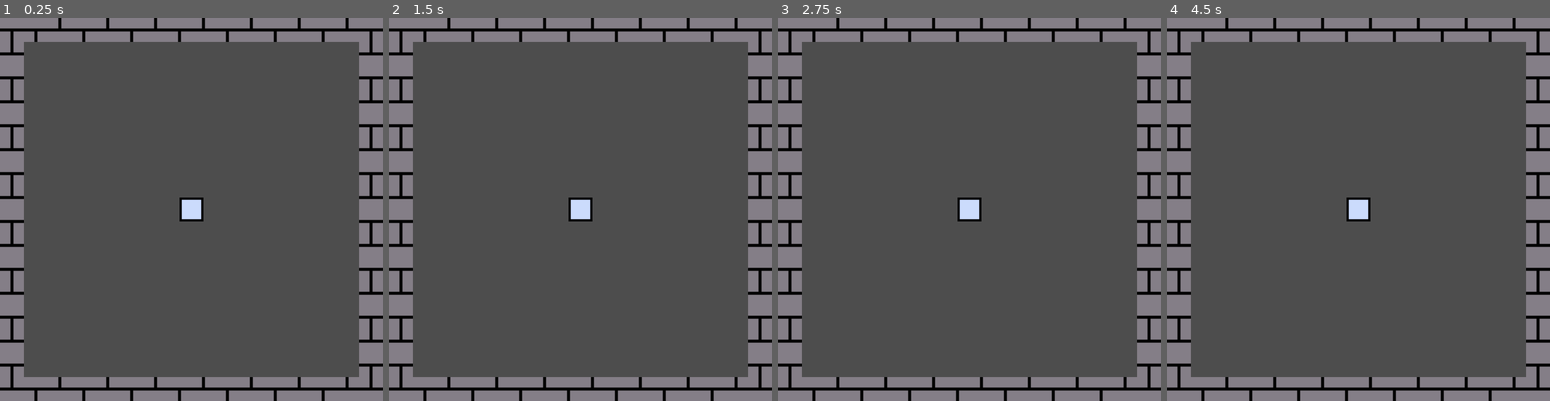
Above: before the commit, frames 1-4 (left to right).
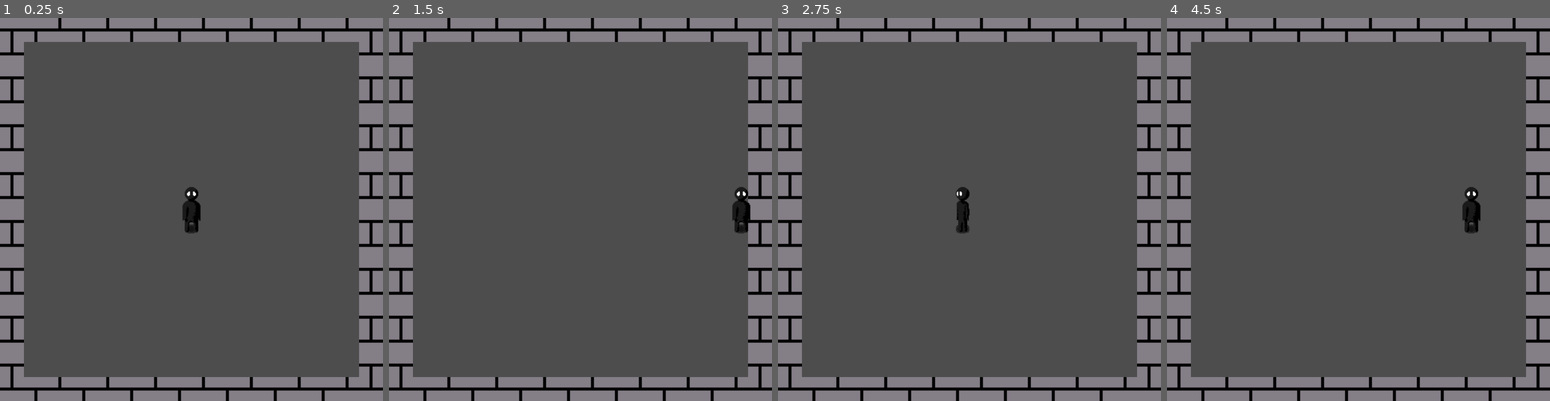
Above: after the commit, the same moments.

Repository: Svedek/The_Seeker
Game: Godot game, scene res://src/Stages/arena.tscn
The game is run twice, just before and just after one commit, with the same random seed, the same clock (stepped at 60 frames per second) and the same inputs.
Inputs (mouse positions are in pixels of both pictures, inside the frame that each line leads up to):
- Up to frame 1 (0.25 s): no input
- Up to frame 2 (1.5 s): tap Enter (ui_accept) at 0.5, 0.77, 1.07 s; move the mouse to (664, 190) at 0.52 s; hold Right mouse button (aim, bound only after the commit) 0.53-1.28 s; hold Right (ui_right) from 0.53 s (still down); click (664, 190) at 0.8 s; move the mouse to (503, 228) at 1.27 s; click (503, 228) at 1.35 s
- Up to frame 3 (2.75 s): tap Enter (ui_accept) at 1.52, 1.82, 2.3 s; tap Shift (dash, bound only after the commit) at 1.55 s; move the mouse to (1007, 125) at 2.02 s; release Right (ui_right) at 2.03 s; hold Left (ui_left) from 2.03 s (still down); hold Shift (dash, bound only after the commit) from 2.03 s (still down)
- Up to frame 4 (4.5 s): move the mouse to (1339, 286) at 2.77 s; release Left (ui_left) at 2.78 s; release Shift (dash, bound only after the commit) at 2.78 s; hold Right (ui_right) 2.78-4.28 s; tap Enter (ui_accept) at 2.85, 3.02, 3.32, 3.77, 4.07 s; right-click (1339, 286) at 3.05 s; move the mouse to (1473, 266) at 3.52 s; hold Right mouse button (aim, bound only after the commit) 3.53-4.28 s; click (1473, 266) at 3.8 s; move the mouse to (1243, 152) at 4.27 s; hold Left (ui_left) from 4.28 s (still down); click (1243, 152) at 4.35 s

The runs differ from the first frame. In frame 1, 0.5% of the frame differs, in the area x 46-54%, y 44-57%; in frame 2, 0.8%; in frame 3, 0.6%; in frame 4, 0.8%, in the area x 46-82%, y 44-57%.

Commit message:
Many changes
-Player idle animation implemented
-Health superclass
-More, forgot to commit so I dont remember everything

Diff:
--- a/The_Seeker/project.godot
+++ b/The_Seeker/project.godot
@@ -13,6 +13,7 @@
 config/name="The_Seeker"
 run/main_scene="res://src/Stages/arena.tscn"
 config/features=PackedStringArray("4.0", "Forward Plus")
+boot_splash/bg_color=Color(0.141176, 0.141176, 0.141176, 1)
 config/icon="res://icon.svg"
 
 [display]
@@ -73,3 +74,19 @@
 , Object(InputEventKey,"resource_local_to_scene":false,"resource_name":"","device":-1,"window_id":0,"alt_pressed":false,"shift_pressed":false,"ctrl_pressed":false,"meta_pressed":false,"pressed":false,"keycode":0,"physical_keycode":83,"key_label":0,"unicode":115,"echo":false,"script":null)
 ]
 }
+dash={
+"deadzone": 0.5,
+"events": [Object(InputEventKey,"resource_local_to_scene":false,"resource_name":"","device":-1,"window_id":0,"alt_pressed":false,"shift_pressed":false,"ctrl_pressed":false,"meta_pressed":false,"pressed":false,"keycode":0,"physical_keycode":4194325,"key_label":0,"unicode":0,"echo":false,"script":null)
+, Object(InputEventKey,"resource_local_to_scene":false,"resource_name":"","device":-1,"window_id":0,"alt_pressed":false,"shift_pressed":false,"ctrl_pressed":false,"meta_pressed":false,"pressed":false,"keycode":0,"physical_keycode":32,"key_label":0,"unicode":32,"echo":false,"script":null)
+]
+}
+attack={
+"deadzone": 0.5,
+"events": [Object(InputEventMouseButton,"resource_local_to_scene":false,"resource_name":"","device":-1,"window_id":0,"alt_pressed":false,"shift_pressed":false,"ctrl_pressed":false,"meta_pressed":false,"button_mask":1,"position":Vector2(339, 4),"global_position":Vector2(343, 47),"factor":1.0,"button_index":1,"pressed":true,"double_click":false,"script":null)
+]
+}
+aim={
+"deadzone": 0.5,
+"events": [Object(InputEventMouseButton,"resource_local_to_scene":false,"resource_name":"","device":-1,"window_id":0,"alt_pressed":false,"shift_pressed":false,"ctrl_pressed":false,"meta_pressed":false,"button_mask":2,"position":Vector2(301, 12),"global_position":Vector2(305, 55),"factor":1.0,"button_index":2,"pressed":true,"double_click":false,"script":null)
+]
+}
--- /dev/null
+++ b/The_Seeker/src/Health/Player/player.gd
@@ -0,0 +1,122 @@
+extends "res://src/Health/health.gd"
+
+
+signal health_update(current_health,max_health)
+
+enum STATE { IDLE, RUN, GENERIC_HI, DASH, AIM, ATTACK }
+var _state:STATE = STATE.IDLE : set = _set_state #, get = _get_state
+
+# Movement
+const MOVE_SPEED = 320.0
+var _axis:Vector2
+
+# Dash
+const DASH_MOD = 1.5
+var _dash_available = true
+var _dash_cooldown_timer:Timer
+
+# Aim
+
+
+# Attack
+var _attack_combo:int = 0
+var _attack_available = true
+var _attack_cooldown_timer:Timer
+
+@onready var _animation_tree : AnimationTree = $AnimationTree
+@onready var _animation_playback : AnimationNodeStateMachinePlayback = _animation_tree.get("parameters/playback")
+
+
+func _set_state(new_state):
+	if(new_state == _state):
+		return
+
+	match(_state):
+	# Specific States:
+		STATE.ATTACK:
+			pass # set melee cooldown
+
+	match(new_state):
+	# Generic States
+		STATE.IDLE:
+			_animation_playback.travel("Idle")
+		STATE.RUN:
+			_animation_playback.travel("Run")
+		STATE.GENERIC_HI:
+			print("State is Generic_Hi")
+	# Specific States:
+		STATE.DASH:
+			_animation_playback.travel("Dash")
+		STATE.AIM:
+			_animation_playback.travel("Aim")
+		STATE.ATTACK:
+			_animation_playback.travel("Attack")
+
+	_state = new_state
+
+func _to_generic_state(force:bool):
+	if (!force and !(_state < STATE.GENERIC_HI)):
+		return
+	if (_axis == Vector2.ZERO):
+		self._state = STATE.RUN
+	else:
+		self._state = STATE.IDLE
+
+func _create_timer (function, time) -> Timer:
+	var timer = Timer.new()
+	add_child(timer)
+	timer.set_wait_time(time)
+	timer.one_shot = true
+	timer.connect("timeout", function)
+	return timer
+
+func _ready():
+	var dash_reset = func ():
+		_dash_available = true
+
+	_dash_cooldown_timer = _create_timer(dash_reset,0.5)
+
+	_animation_tree.active = true
+
+func _process(delta):
+	_update_animation()
+
+func _physics_process(delta):
+	_handle_input()
+
+func _input(event):
+	if event.is_action_pressed("dash"):
+		dash()
+	if event.is_action_pressed("aim"):
+		aim()
+	if event.is_action_pressed("attack"):
+		attack()
+
+
+func _handle_input():
+
+	_axis = Vector2(Input.get_axis("ui_left", "ui_right"),Input.get_axis("ui_up", "ui_down"))
+	_axis = _axis.limit_length(1.0)
+
+	velocity = _axis * MOVE_SPEED
+
+	var collided = move_and_slide()
+
+func _update_animation():
+	_animation_tree["parameters/Idle/blend_position"] = _axis
+	_animation_tree["parameters/Run/blend_position"] = _axis
+	_animation_tree["parameters/Attack/blend_position"] = _axis
+	_animation_tree["parameters/Dash/blend_position"] = _axis
+
+
+func dash():
+	_set_state(STATE.IDLE)
+	pass
+
+func aim():
+	_set_state(STATE.RUN)
+	pass
+
+func attack():
+	_set_state(STATE.ATTACK)
+	pass
--- /dev/null
+++ b/The_Seeker/src/Health/Player/player.tscn
@@ -0,0 +1,398 @@
+[gd_scene load_steps=35 format=3 uid="uid://dijbsr6yuija1"]
+
+[ext_resource type="Script" path="res://src/Health/Player/player.gd" id="1_gw3gt"]
+[ext_resource type="Texture2D" uid="uid://b5oqyoc8n781v" path="res://Assets/Sprites/Creatures/Player/shadow.png" id="2_5ti1d"]
+[ext_resource type="Texture2D" uid="uid://br1ogbvp1gmj4" path="res://Assets/Sprites/Creatures/Player/idle/idle_down.png" id="3_5b5vy"]
+[ext_resource type="Texture2D" uid="uid://xubp1n4h45q1" path="res://Assets/Sprites/Creatures/Player/idle/idle_left.png" id="4_uw70a"]
+[ext_resource type="Texture2D" uid="uid://k6pmkpa43n7f" path="res://Assets/Sprites/Creatures/Player/idle/idle_right.png" id="5_y7qr0"]
+[ext_resource type="Texture2D" uid="uid://dytp71kabfyft" path="res://Assets/Sprites/Creatures/Player/idle/idle_up.png" id="6_4fc5l"]
+
+[sub_resource type="Animation" id="Animation_lwvup"]
+length = 0.001
+tracks/0/type = "value"
+tracks/0/imported = false
+tracks/0/enabled = true
+tracks/0/path = NodePath("Sprite2D:texture")
+tracks/0/interp = 1
+tracks/0/loop_wrap = true
+tracks/0/keys = {
+"times": PackedFloat32Array(0),
+"transitions": PackedFloat32Array(1),
+"update": 1,
+"values": [ExtResource("3_5b5vy")]
+}
+tracks/1/type = "value"
+tracks/1/imported = false
+tracks/1/enabled = true
+tracks/1/path = NodePath("Sprite2D:hframes")
+tracks/1/interp = 1
+tracks/1/loop_wrap = true
+tracks/1/keys = {
+"times": PackedFloat32Array(0),
+"transitions": PackedFloat32Array(1),
+"update": 1,
+"values": [5]
+}
+tracks/2/type = "value"
+tracks/2/imported = false
+tracks/2/enabled = true
+tracks/2/path = NodePath("Sprite2D:vframes")
+tracks/2/interp = 1
+tracks/2/loop_wrap = true
+tracks/2/keys = {
+"times": PackedFloat32Array(0),
+"transitions": PackedFloat32Array(1),
+"update": 1,
+"values": [1]
+}
+tracks/3/type = "value"
+tracks/3/imported = false
+tracks/3/enabled = true
+tracks/3/path = NodePath("Sprite2D:frame")
+tracks/3/interp = 1
+tracks/3/loop_wrap = true
+tracks/3/keys = {
+"times": PackedFloat32Array(0),
+"transitions": PackedFloat32Array(1),
+"update": 1,
+"values": [0]
+}
+
+[sub_resource type="Animation" id="Animation_cc08d"]
+resource_name = "aim_down"
+
+[sub_resource type="Animation" id="Animation_1f15t"]
+resource_name = "dash_down"
+
+[sub_resource type="Animation" id="Animation_6wais"]
+resource_name = "idle_down"
+length = 2.7
+loop_mode = 1
+tracks/0/type = "value"
+tracks/0/imported = false
+tracks/0/enabled = true
+tracks/0/path = NodePath("Sprite2D:texture")
+tracks/0/interp = 1
+tracks/0/loop_wrap = true
+tracks/0/keys = {
+"times": PackedFloat32Array(0),
+"transitions": PackedFloat32Array(1),
+"update": 1,
+"values": [ExtResource("3_5b5vy")]
+}
+tracks/1/type = "value"
+tracks/1/imported = false
+tracks/1/enabled = true
+tracks/1/path = NodePath("Sprite2D:hframes")
+tracks/1/interp = 1
+tracks/1/loop_wrap = true
+tracks/1/keys = {
+"times": PackedFloat32Array(0),
+"transitions": PackedFloat32Array(1),
+"update": 1,
+"values": [5]
+}
+tracks/2/type = "value"
+tracks/2/imported = false
+tracks/2/enabled = true
+tracks/2/path = NodePath("Sprite2D:vframes")
+tracks/2/interp = 1
+tracks/2/loop_wrap = true
+tracks/2/keys = {
+"times": PackedFloat32Array(0),
+"transitions": PackedFloat32Array(1),
+"update": 1,
+"values": [1]
+}
+tracks/3/type = "value"
+tracks/3/imported = false
+tracks/3/enabled = true
+tracks/3/path = NodePath("Sprite2D:frame")
+tracks/3/interp = 1
+tracks/3/loop_wrap = true
+tracks/3/keys = {
+"times": PackedFloat32Array(0, 0.8, 1, 1.1, 1.3, 2.1, 2.3, 2.5),
+"transitions": PackedFloat32Array(1, 1, 1, 1, 1, 1, 1, 1),
+"update": 1,
+"values": [0, 1, 2, 1, 0, 3, 4, 3]
+}
+
+[sub_resource type="Animation" id="Animation_lnrty"]
+resource_name = "idle_left"
+length = 2.7
+loop_mode = 1
+tracks/0/type = "value"
+tracks/0/imported = false
+tracks/0/enabled = true
+tracks/0/path = NodePath("Sprite2D:texture")
+tracks/0/interp = 1
+tracks/0/loop_wrap = true
+tracks/0/keys = {
+"times": PackedFloat32Array(0),
+"transitions": PackedFloat32Array(1),
+"update": 1,
+"values": [ExtResource("4_uw70a")]
+}
+tracks/1/type = "value"
+tracks/1/imported = false
+tracks/1/enabled = true
+tracks/1/path = NodePath("Sprite2D:hframes")
+tracks/1/interp = 1
+tracks/1/loop_wrap = true
+tracks/1/keys = {
+"times": PackedFloat32Array(0),
+"transitions": PackedFloat32Array(1),
+"update": 1,
+"values": [5]
+}
+tracks/2/type = "value"
+tracks/2/imported = false
+tracks/2/enabled = true
+tracks/2/path = NodePath("Sprite2D:vframes")
+tracks/2/interp = 1
+tracks/2/loop_wrap = true
+tracks/2/keys = {
+"times": PackedFloat32Array(0),
+"transitions": PackedFloat32Array(1),
+"update": 1,
+"values": [1]
+}
+tracks/3/type = "value"
+tracks/3/imported = false
+tracks/3/enabled = true
+tracks/3/path = NodePath("Sprite2D:frame")
+tracks/3/interp = 1
+tracks/3/loop_wrap = true
+tracks/3/keys = {
+"times": PackedFloat32Array(0, 0.8, 1, 1.1, 1.3, 2.1, 2.3, 2.5),
+"transitions": PackedFloat32Array(1, 1, 1, 1, 1, 1, 1, 1),
+"update": 1,
+"values": [0, 1, 2, 1, 0, 3, 4, 3]
+}
+
+[sub_resource type="Animation" id="Animation_seybs"]
+resource_name = "idle_right"
+length = 2.7
+loop_mode = 1
+tracks/0/type = "value"
+tracks/0/imported = false
+tracks/0/enabled = true
+tracks/0/path = NodePath("Sprite2D:texture")
+tracks/0/interp = 1
+tracks/0/loop_wrap = true
+tracks/0/keys = {
+"times": PackedFloat32Array(0),
+"transitions": PackedFloat32Array(1),
+"update": 1,
+"values": [ExtResource("5_y7qr0")]
+}
+tracks/1/type = "value"
+tracks/1/imported = false
+tracks/1/enabled = true
+tracks/1/path = NodePath("Sprite2D:hframes")
+tracks/1/interp = 1
+tracks/1/loop_wrap = true
+tracks/1/keys = {
+"times": PackedFloat32Array(0),
+"transitions": PackedFloat32Array(1),
+"update": 1,
+"values": [5]
+}
+tracks/2/type = "value"
+tracks/2/imported = false
+tracks/2/enabled = true
+tracks/2/path = NodePath("Sprite2D:vframes")
+tracks/2/interp = 1
+tracks/2/loop_wrap = true
+tracks/2/keys = {
+"times": PackedFloat32Array(0),
+"transitions": PackedFloat32Array(1),
+"update": 1,
+"values": [1]
+}
+tracks/3/type = "value"
+tracks/3/imported = false
+tracks/3/enabled = true
+tracks/3/path = NodePath("Sprite2D:frame")
+tracks/3/interp = 1
+tracks/3/loop_wrap = true
+tracks/3/keys = {
+"times": PackedFloat32Array(0, 0.8, 1, 1.1, 1.3, 2.1, 2.3, 2.5),
+"transitions": PackedFloat32Array(1, 1, 1, 1, 1, 1, 1, 1),
+"update": 1,
+"values": [0, 1, 2, 1, 0, 3, 4, 3]
+}
+
+[sub_resource type="Animation" id="Animation_ghi04"]
+resource_name = "idle_up"
+length = 2.7
+loop_mode = 1
+tracks/0/type = "value"
+tracks/0/imported = false
+tracks/0/enabled = true
+tracks/0/path = NodePath("Sprite2D:texture")
+tracks/0/interp = 1
+tracks/0/loop_wrap = true
+tracks/0/keys = {
+"times": PackedFloat32Array(0),
+"transitions": PackedFloat32Array(1),
+"update": 1,
+"values": [ExtResource("6_4fc5l")]
+}
+tracks/1/type = "value"
+tracks/1/imported = false
+tracks/1/enabled = true
+tracks/1/path = NodePath("Sprite2D:hframes")
+tracks/1/interp = 1
+tracks/1/loop_wrap = true
+tracks/1/keys = {
+"times": PackedFloat32Array(0),
+"transitions": PackedFloat32Array(1),
+"update": 1,
+"values": [5]
+}
+tracks/2/type = "value"
+tracks/2/imported = false
+tracks/2/enabled = true
+tracks/2/path = NodePath("Sprite2D:vframes")
+tracks/2/interp = 1
+tracks/2/loop_wrap = true
+tracks/2/keys = {
+"times": PackedFloat32Array(0),
+"transitions": PackedFloat32Array(1),
+"update": 1,
+"values": [1]
+}
+tracks/3/type = "value"
+tracks/3/imported = false
+tracks/3/enabled = true
+tracks/3/path = NodePath("Sprite2D:frame")
+tracks/3/interp = 1
+tracks/3/loop_wrap = true
+tracks/3/keys = {
+"times": PackedFloat32Array(0, 0.8, 1, 1.1, 1.3, 2.1, 2.3, 2.5),
+"transitions": PackedFloat32Array(1, 1, 1, 1, 1, 1, 1, 1),
+"update": 1,
+"values": [0, 1, 2, 1, 0, 3, 4, 3]
+}
+
+[sub_resource type="Animation" id="Animation_57ub4"]
+resource_name = "melee_1_down"
+
+[sub_resource type="Animation" id="Animation_5lr0h"]
+resource_name = "run_down"
+
+[sub_resource type="Animation" id="Animation_s711n"]
+resource_name = "shoot_down"
+
+[sub_resource type="AnimationLibrary" id="AnimationLibrary_l083i"]
+_data = {
+"RESET": SubResource("Animation_lwvup"),
+"aim_down": SubResource("Animation_cc08d"),
+"dash_down": SubResource("Animation_1f15t"),
+"idle_down": SubResource("Animation_6wais"),
+"idle_left": SubResource("Animation_lnrty"),
+"idle_right": SubResource("Animation_seybs"),
+"idle_up": SubResource("Animation_ghi04"),
+"melee_1_down": SubResource("Animation_57ub4"),
+"run_down": SubResource("Animation_5lr0h"),
+"shoot_down": SubResource("Animation_s711n")
+}
+
+[sub_resource type="AnimationNodeBlendSpace2D" id="AnimationNodeBlendSpace2D_caev1"]
+
+[sub_resource type="AnimationNodeBlendSpace2D" id="AnimationNodeBlendSpace2D_6sea5"]
+
+[sub_resource type="AnimationNodeAnimation" id="AnimationNodeAnimation_l6jk2"]
+animation = &"idle_down"
+
+[sub_resource type="AnimationNodeAnimation" id="AnimationNodeAnimation_xfb7e"]
+animation = &"idle_up"
+
+[sub_resource type="AnimationNodeAnimation" id="AnimationNodeAnimation_fe2nu"]
+animation = &"idle_right"
+
+[sub_resource type="AnimationNodeAnimation" id="AnimationNodeAnimation_pkneh"]
+animation = &"idle_left"
+
+[sub_resource type="AnimationNodeBlendSpace2D" id="AnimationNodeBlendSpace2D_o375u"]
+blend_point_0/node = SubResource("AnimationNodeAnimation_l6jk2")
+blend_point_0/pos = Vector2(0, 1.1)
+blend_point_1/node = SubResource("AnimationNodeAnimation_xfb7e")
+blend_point_1/pos = Vector2(0, -1.1)
+blend_point_2/node = SubResource("AnimationNodeAnimation_fe2nu")
+blend_point_2/pos = Vector2(1, 0)
+blend_point_3/node = SubResource("AnimationNodeAnimation_pkneh")
+blend_point_3/pos = Vector2(-1, 0)
+min_space = Vector2(-1, -1.1)
+max_space = Vector2(1, 1.1)
+blend_mode = 1
+
+[sub_resource type="AnimationNodeBlendSpace2D" id="AnimationNodeBlendSpace2D_1hun4"]
+
+[sub_resource type="AnimationNodeStateMachineTransition" id="AnimationNodeStateMachineTransition_alnd5"]
+advance_mode = 2
+
+[sub_resource type="AnimationNodeStateMachineTransition" id="AnimationNodeStateMachineTransition_x8ouc"]
+advance_mode = 2
+
+[sub_resource type="AnimationNodeStateMachineTransition" id="AnimationNodeStateMachineTransition_o4twj"]
+advance_mode = 2
+
+[sub_resource type="AnimationNodeStateMachineTransition" id="AnimationNodeStateMachineTransition_qowef"]
+switch_mode = 2
+advance_mode = 2
+
+[sub_resource type="AnimationNodeStateMachineTransition" id="AnimationNodeStateMachineTransition_k6mtd"]
+advance_mode = 2
+
+[sub_resource type="AnimationNodeStateMachineTransition" id="AnimationNodeStateMachineTransition_yrxck"]
+switch_mode = 2
+advance_mode = 2
+
+[sub_resource type="AnimationNodeStateMachineTransition" id="AnimationNodeStateMachineTransition_pfg27"]
+advance_mode = 2
+
+[sub_resource type="AnimationNodeStateMachine" id="AnimationNodeStateMachine_vnyx2"]
+states/Attack/node = SubResource("AnimationNodeBlendSpace2D_caev1")
+states/Attack/position = Vector2(348, 114)
+states/Dash/node = SubResource("AnimationNodeBlendSpace2D_6sea5")
+states/Dash/position = Vector2(348, 267)
+states/End/position = Vector2(721, 191)
+states/Idle/node = SubResource("AnimationNodeBlendSpace2D_o375u")
+states/Idle/position = Vector2(348, 191)
+states/Run/node = SubResource("AnimationNodeBlendSpace2D_1hun4")
+states/Run/position = Vector2(474, 191)
+states/Start/position = Vector2(218, 191)
+transitions = ["Idle", "Run", SubResource("AnimationNodeStateMachineTransition_alnd5"), "Run", "Idle", SubResource("AnimationNodeStateMachineTransition_x8ouc"), "Idle", "Attack", SubResource("AnimationNodeStateMachineTransition_o4twj"), "Attack", "Idle", SubResource("AnimationNodeStateMachineTransition_qowef"), "Idle", "Dash", SubResource("AnimationNodeStateMachineTransition_k6mtd"), "Dash", "Idle", SubResource("AnimationNodeStateMachineTransition_yrxck"), "Start", "Idle", SubResource("AnimationNodeStateMachineTransition_pfg27")]
+graph_offset = Vector2(-22, 99)
+
+[sub_resource type="AnimationNodeStateMachinePlayback" id="AnimationNodeStateMachinePlayback_ok0wx"]
+
+[node name="Player" type="CharacterBody2D"]
+script = ExtResource("1_gw3gt")
+
+[node name="Shadow" type="Sprite2D" parent="."]
+texture = ExtResource("2_5ti1d")
+
+[node name="Sprite2D" type="Sprite2D" parent="."]
+z_index = 1
+texture = ExtResource("3_5b5vy")
+hframes = 5
+
+[node name="CollisionPolygon2D" type="CollisionPolygon2D" parent="."]
+polygon = PackedVector2Array(-5, 32, 5, 32, 9, 29, 9, 21, 5, 17, -5, 17, -9, 21, -9, 29)
+
+[node name="AnimationPlayer" type="AnimationPlayer" parent="."]
+libraries = {
+"": SubResource("AnimationLibrary_l083i")
+}
+
+[node name="AnimationTree" type="AnimationTree" parent="."]
+tree_root = SubResource("AnimationNodeStateMachine_vnyx2")
+anim_player = NodePath("../AnimationPlayer")
+parameters/playback = SubResource("AnimationNodeStateMachinePlayback_ok0wx")
+parameters/Attack/blend_position = Vector2(0, 0)
+parameters/Dash/blend_position = Vector2(0, 0)
+parameters/Idle/blend_position = Vector2(0, 0)
+parameters/Run/blend_position = Vector2(0, 0)
--- /dev/null
+++ b/The_Seeker/src/Health/health.gd
@@ -0,0 +1,12 @@
+extends CharacterBody2D
+
+
+@export var _health : int = 3
+
+func take_damage(damage:int):
+	_health -= damage
+	if _health <= 0:
+		die()
+
+func die():
+	print("Health: " + self.name + " does not have implemented die")
--- a/The_Seeker/src/Player/player.gd
+++ /dev/null
@@ -1,25 +0,0 @@
-extends CharacterBody2D
-
-
-const SPEED = 300.0
-const DASH_MOD = 1.5
-
-
-func _physics_process(delta):
-	_handle_input()
-
-	move_and_slide()
-
-func _handle_input():
-	# Handle Jump.
-	if Input.is_action_just_pressed("ui_accept") and is_on_floor():
-		pass
-
-
-	# Get the input direction and handle the movement/deceleration.
-	# As good practice, you should replace UI actions with custom gameplay actions.
-	var axis = Input.get_axis("ui_left", "ui_right")
-	if direction:
-		velocity.x = direction * SPEED
-	else:
-		velocity.x = move_toward(velocity.x, 0, SPEED)
--- a/The_Seeker/src/Player/player.tscn
+++ /dev/null
@@ -1,16 +0,0 @@
-[gd_scene load_steps=4 format=3 uid="uid://dijbsr6yuija1"]
-
-[ext_resource type="Script" path="res://src/Player/player.gd" id="1_h1ebp"]
-[ext_resource type="Texture2D" uid="uid://c1b6xp1jckrtw" path="res://Assets/Sprites/Creatures/Player.png" id="1_o3ahm"]
-
-[sub_resource type="RectangleShape2D" id="RectangleShape2D_n40qf"]
-size = Vector2(32, 32)
-
-[node name="Player" type="CharacterBody2D"]
-script = ExtResource("1_h1ebp")
-
-[node name="Sprite2D" type="Sprite2D" parent="."]
-texture = ExtResource("1_o3ahm")
-
-[node name="CollisionShape2D" type="CollisionShape2D" parent="."]
-shape = SubResource("RectangleShape2D_n40qf")
--- a/The_Seeker/src/Stages/arena.tscn
+++ b/The_Seeker/src/Stages/arena.tscn
@@ -1,13 +1,12 @@
-[gd_scene load_steps=5 format=3 uid="uid://cdkjuokn3yjp7"]
+[gd_scene load_steps=4 format=3 uid="uid://cdkjuokn3yjp7"]
 
 [ext_resource type="PackedScene" uid="uid://ddviyet2y0si3" path="res://src/ArenaParts/wall_s_h.tscn" id="1_tvymi"]
 [ext_resource type="PackedScene" uid="uid://hqqrp754tngu" path="res://src/ArenaParts/wall_s_v.tscn" id="2_u7mx5"]
-[ext_resource type="Texture2D" uid="uid://c1b6xp1jckrtw" path="res://Assets/Sprites/Creatures/Player.png" id="3_5o6pq"]
-
-[sub_resource type="RectangleShape2D" id="RectangleShape2D_n40qf"]
-size = Vector2(32, 32)
+[ext_resource type="PackedScene" uid="uid://dijbsr6yuija1" path="res://src/Player/player.tscn" id="3_s4f15"]
 
 [node name="Arena" type="Node2D"]
+
+[node name="Player" parent="." instance=ExtResource("3_s4f15")]
 
 [node name="WallHandler" type="Node" parent="."]
 
@@ -25,11 +24,3 @@
 
 [node name="Camera2D" type="Camera2D" parent="."]
 zoom = Vector2(1.5, 1.5)
-
-[node name="Player" type="CharacterBody2D" parent="."]
-
-[node name="Sprite2D" type="Sprite2D" parent="Player"]
-texture = ExtResource("3_5o6pq")
-
-[node name="CollisionShape2D" type="CollisionShape2D" parent="Player"]
-shape = SubResource("RectangleShape2D_n40qf")
Binary file added: The_Seeker/Assets/Sprites/Creatures/Player/idle/idle_down.png
Not shown, added: The_Seeker/Assets/Sprites/Creatures/Player/idle/idle_down.png.import
Binary file added: The_Seeker/Assets/Sprites/Creatures/Player/idle/idle_left.png
Not shown, added: The_Seeker/Assets/Sprites/Creatures/Player/idle/idle_left.png.import
Binary file added: The_Seeker/Assets/Sprites/Creatures/Player/idle/idle_right.png
Not shown, added: The_Seeker/Assets/Sprites/Creatures/Player/idle/idle_right.png.import
Binary file added: The_Seeker/Assets/Sprites/Creatures/Player/idle/idle_up.png
Not shown, added: The_Seeker/Assets/Sprites/Creatures/Player/idle/idle_up.png.import
Binary file added: The_Seeker/Assets/Sprites/Creatures/Player/player.aseprite
Binary file added: The_Seeker/Assets/Sprites/Creatures/Player/player_old.aseprite
Binary file added: The_Seeker/Assets/Sprites/Creatures/Player/shadow.png
Not shown, added: The_Seeker/Assets/Sprites/Creatures/Player/shadow.png.import
